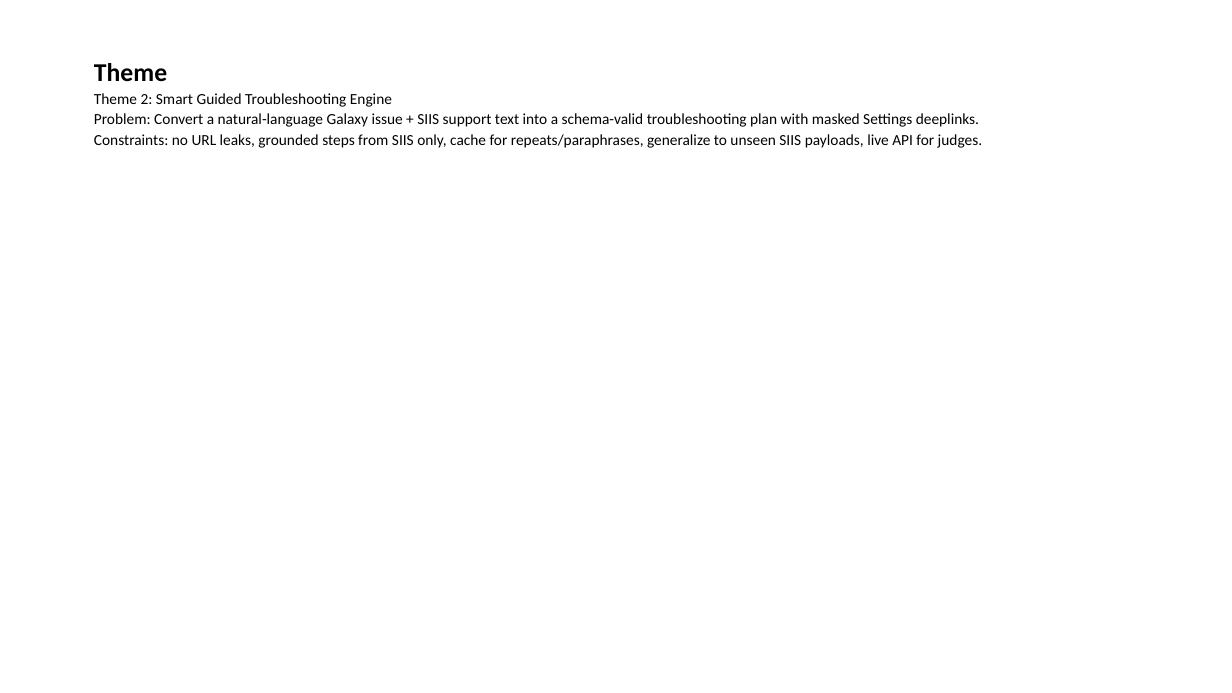
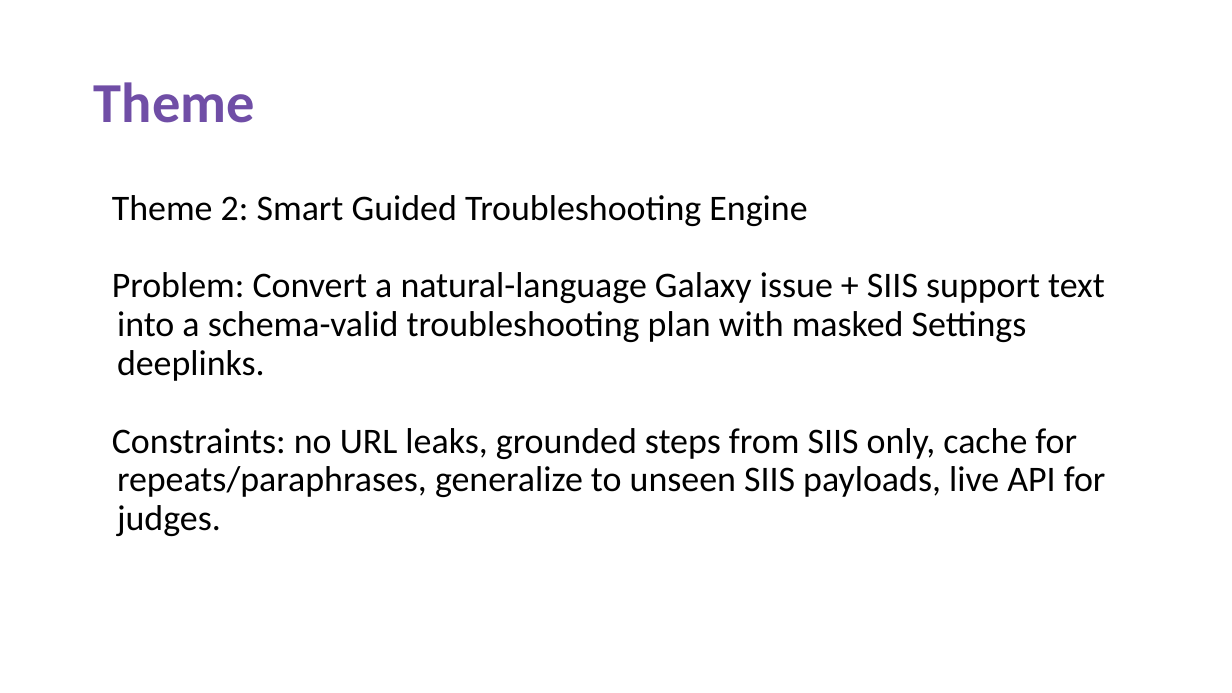
Before and after one commit to visshva-r/SRM_ThinkLoop_Theme2, a slide deck: slide 2 of submission/SRM_ThinkLoop_Submission.pptx. Drawn at 1232x693 pixels with LibreOffice and Linux fonts; fonts in the diff are those of the drawing. Boxes give left, top, right and bottom in pixels: in the first picture for what was removed or moved away, otherwise in the second. Text is boxed around its words. In the diff, an @@ line names an element or a change of style, - is before the commit and + after.

```diff
--- a/submission/SRM_ThinkLoop_Submission.pptx
+++ b/submission/SRM_ThinkLoop_Submission.pptx
@@ title "Theme" at (x1=94, y1=82, x2=255, y2=123): size 20 to 44 pt, text colour #000000 to #704EA6 @@
@@ title at (x1=94, y1=93, x2=982, y2=148): paragraphs removed @@
-Theme 2: Smart Guided Troubleshooting Engine
-Problem: Convert a natural-language Galaxy issue + SIIS support text into a schema-valid troubleshooting plan with masked Settings deeplinks.
-Constraints: no URL leaks, grounded steps from SIIS only, cache for repeats/paraphrases, generalize to unseen SIIS payloads, live API for judges.
@@ text added at (x1=112, y1=195, x2=1106, y2=536), 28 pt, text #000000 @@
+Theme 2: Smart Guided Troubleshooting Engine
+Problem: Convert a natural-language Galaxy issue + SIIS support text into a schema-valid troubleshooting plan with masked Settings deeplinks.
+Constraints: no URL leaks, grounded steps from SIIS only, cache for repeats/paraphrases, generalize to unseen SIIS payloads, live API for judges.
```
Also in this commit, not shown: 10 other slides changed, 1 other file.
